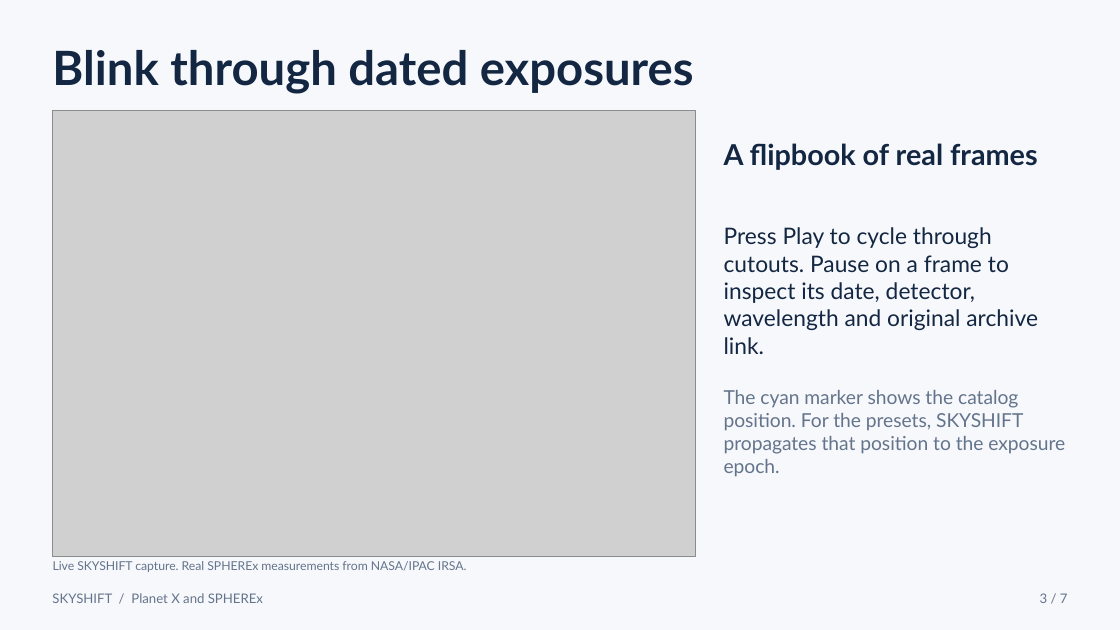
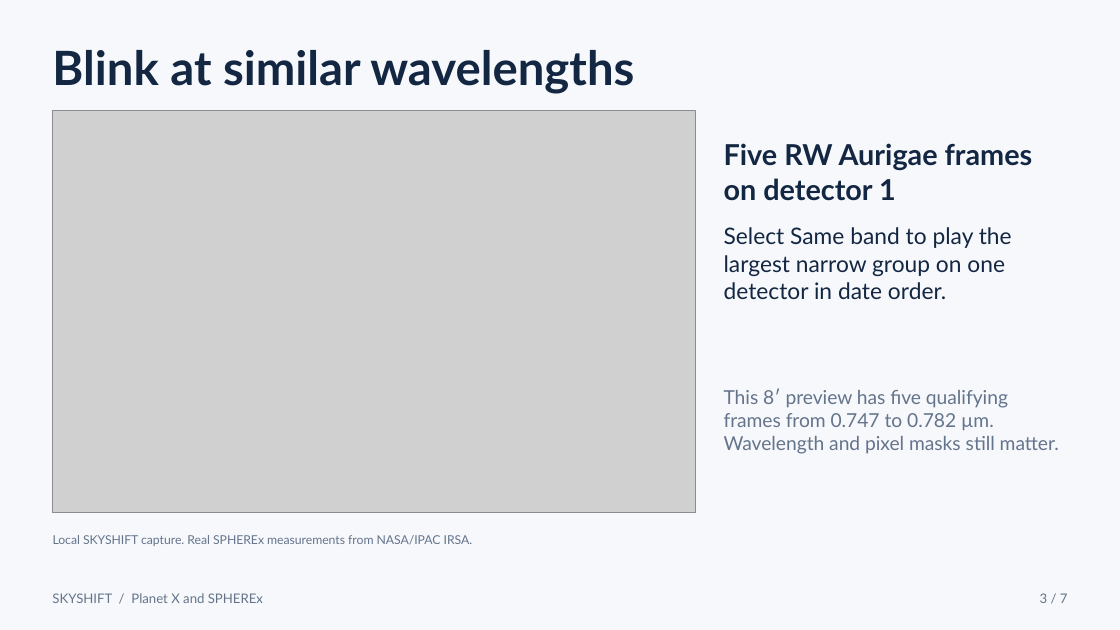
Before and after one commit to MuathYasin000/SKYSHIFT-, a slide deck: slide 3 of docs/demo/SKYSHIFT-demo.pptx. Drawn at 1120x630 pixels with LibreOffice and Linux fonts; fonts in the diff are those of the drawing; grey boxes stand for pictures. Boxes give left, top, right and bottom in pixels: in the first picture for what was removed or moved away, otherwise in the second. Text is boxed around its words. In the diff, an @@ line names an element or a change of style, - is before the commit and + after.

Commit message:
Rebuild the seven-slide demo and project screenshots

```diff
--- a/docs/demo/SKYSHIFT-demo.pptx
+++ b/docs/demo/SKYSHIFT-demo.pptx
@@ text at (52,50,634,94): text changed @@
-Blink through dated exposures
+Blink at similar wavelengths
@@ picture: place and size @@
-picture at (52,110,696,557)
+picture at (52,110,696,513)
@@ text at (724,143,1033,201): text changed @@
-A flipbook of real frames
+Five RW Aurigae frames on detector 1
@@ text at (724,227,1012,299): text changed @@
-Press Play to cycle through cutouts. Pause on a frame to inspect its date, detector, wavelength and original archive link.
+Select Same band to play the largest narrow group on one detector in date order.
@@ text at (724,388,1059,454): text changed @@
-The cyan marker shows the catalog position. For the presets, SKYSHIFT propagates that position to the exposure epoch.
+This 8′ preview has five qualifying frames from 0.747 to 0.782 µm. Wavelength and pixel masks still matter.
@@ text at (53,535,473,546): text changed @@
-Live SKYSHIFT capture. Real SPHEREx measurements from NASA/IPAC IRSA.
+Local SKYSHIFT capture. Real SPHEREx measurements from NASA/IPAC IRSA.
```
Also in this commit, not shown: 5 other slides changed, 7 other files.
